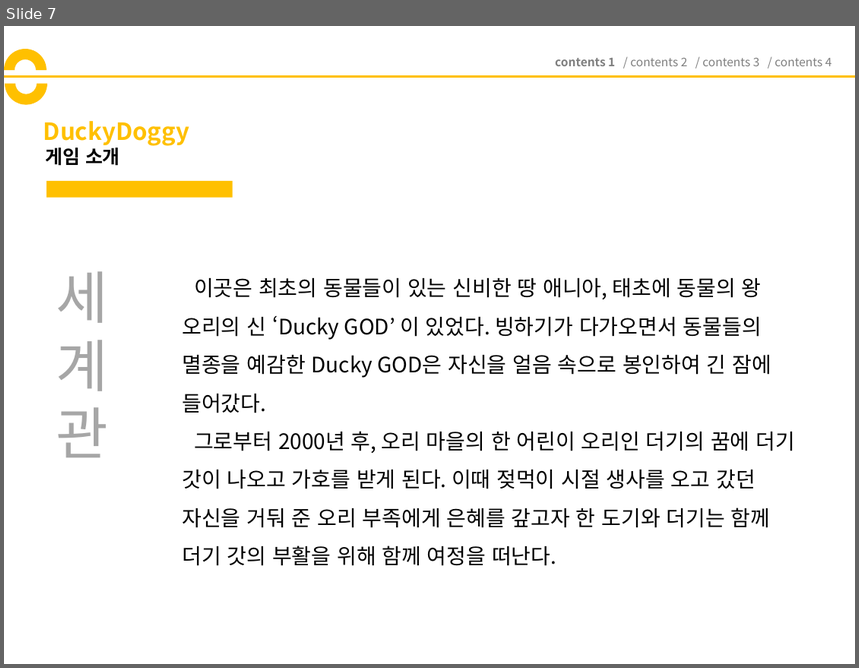
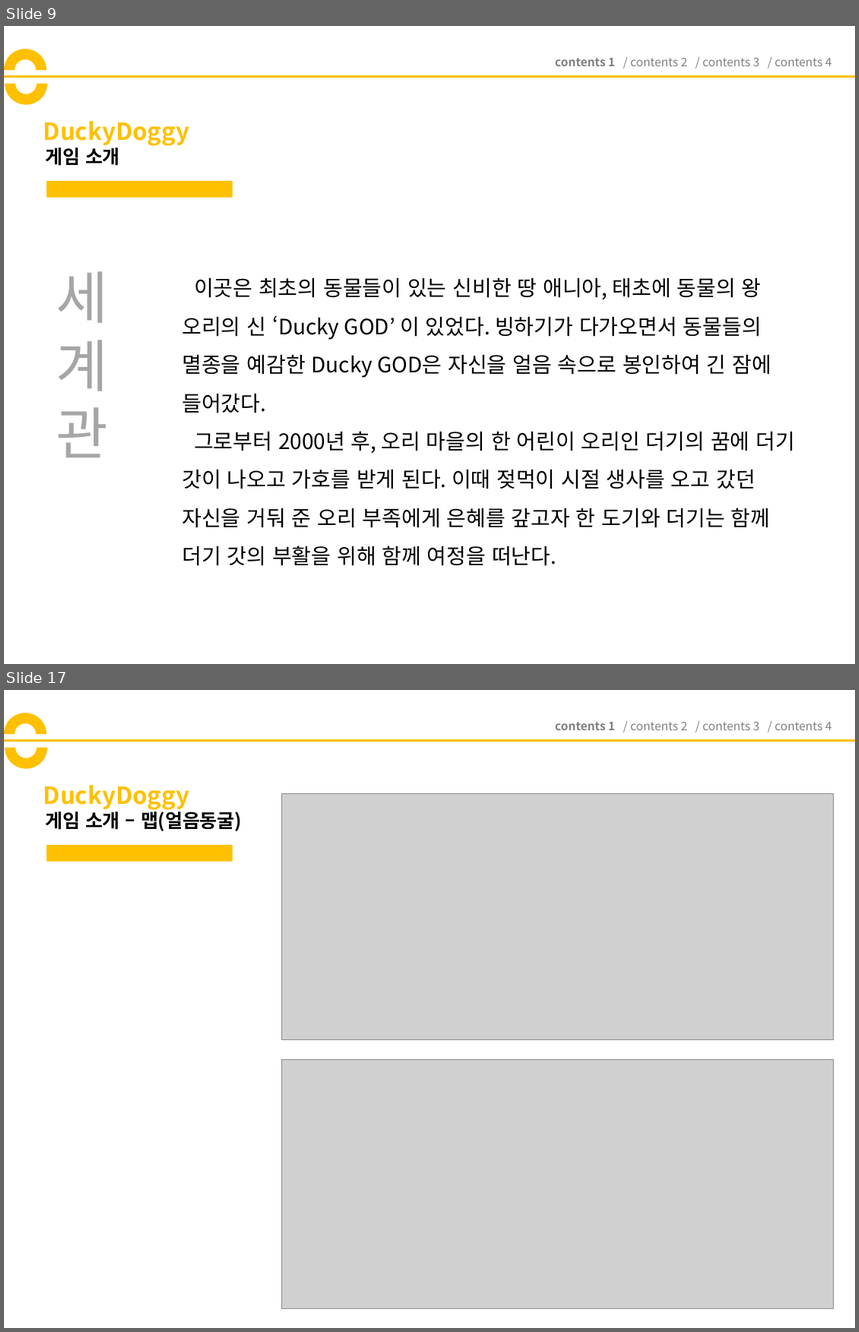
Before and after one commit to codnsj81/HuffAndPuff, a slide deck: 기획 문서/181206_DuckyDoggy_기획서_(ver1).pptx. Shown one above the other, each under a label of ours: slide 7 before the commit, slides 9 and 17 after it; the slides between them are not shown. The pictures are 859x668 and 859x1332 pixels, drawn with LibreOffice and Linux fonts; fonts in the diff are those of the drawing; grey boxes stand for pictures. Boxes give left, top, right and bottom in pixels: in the first picture for what was removed or moved away, otherwise in the second. Text is boxed around its words. In the diff, an @@ line names an element or a change of style, - is before the commit and + after.

```diff
--- a/기획 문서/181206_DuckyDoggy_기획서_(ver1).pptx
+++ b/기획 문서/181206_DuckyDoggy_기획서_(ver1).pptx
@@ slide 17 added at [4,690,855,1328], background #FFFFFF @@
@@ arch (boxed as its full ring) added at [4,713,47,755], fill #FFC000 @@
@@ arch (boxed as its full ring) added at [5,726,47,769], fill #FFC000 @@
@@ text added at [555,722,832,730], 10 pt, text #808080 @@
+contents 1 / contents 2 / contents 3 / contents 4
@@ line added from (4, 740) to (855, 740), #FFC000 2.25 pt @@
@@ title added at [44,785,189,810], 20 pt, text #FFC000, bold @@
+DuckyDoggy
@@ picture added at [282,794,834,1040] @@
@@ text added at [46,809,242,831], 16 pt, text #000000, bold @@
+게임 소개 – 맵(얼음동굴)
@@ rectangle added at [47,845,233,861], fill #FFC000 @@
@@ picture added at [282,1059,834,1309] @@
@@ what was slide 7 is now slide 9 @@
```
Also in this commit, not shown: 4 slides changed, 8 other slides added, 1 slide removed.
